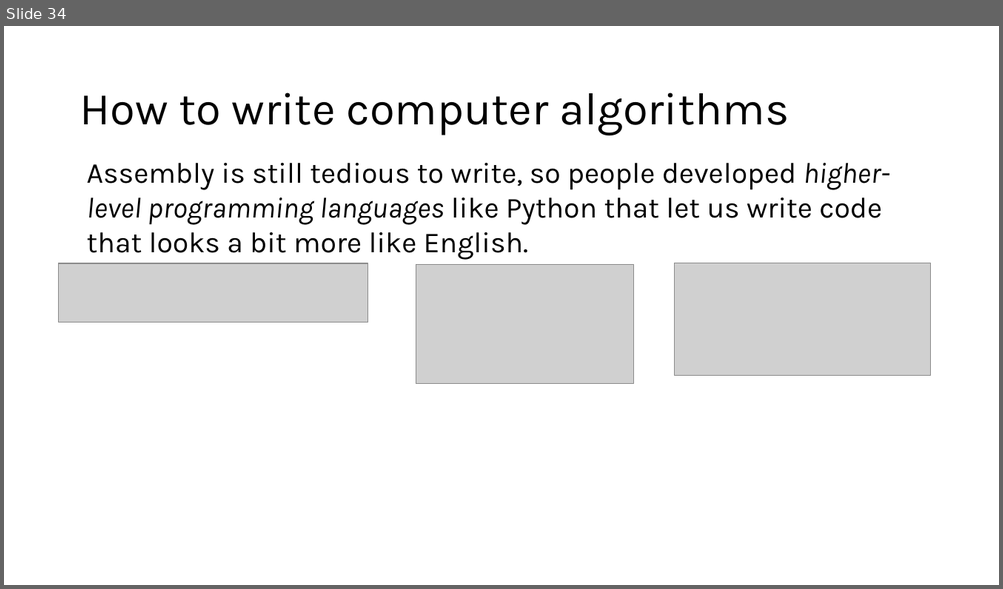
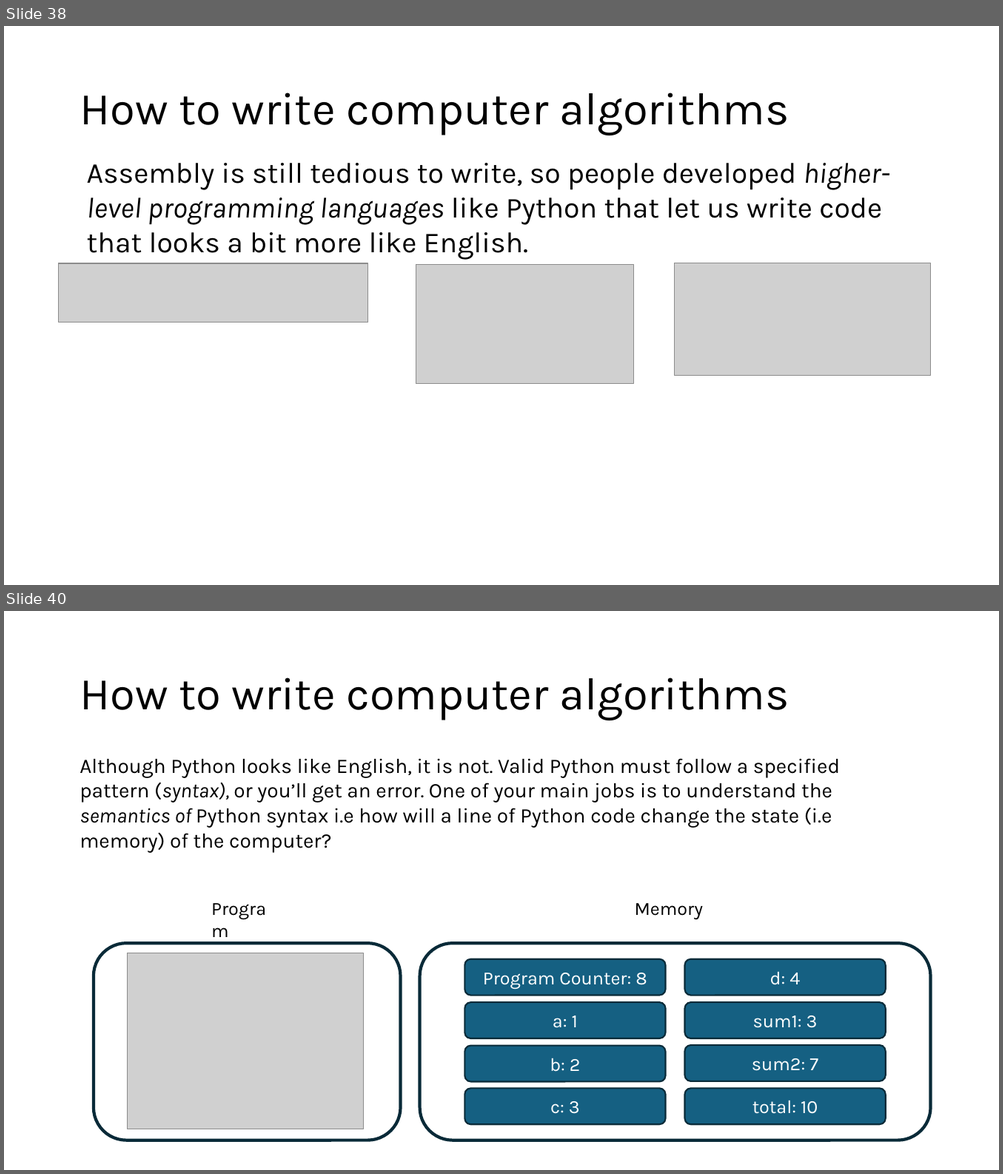
Before and after one commit to engmaths/SEMT10002_2025, a slide deck: Week_1_variables_operators_and_algorithms/Seminar_algorithms/seminar1_algorithms.pptx. Shown one above the other, each under a label of ours: slide 34 before the commit, slides 38 and 40 after it; the slides between them are not shown. The pictures are 1003x589 and 1003x1174 pixels, drawn with LibreOffice and Linux fonts; fonts in the diff are those of the drawing; grey boxes stand for pictures. Boxes give left, top, right and bottom in pixels: in the first picture for what was removed or moved away, otherwise in the second. Text is boxed around its words. In the diff, an @@ line names an element or a change of style, - is before the commit and + after.

```diff
--- a/Week_1_variables_operators_and_algorithms/Seminar_algorithms/seminar1_algorithms.pptx
+++ b/Week_1_variables_operators_and_algorithms/Seminar_algorithms/seminar1_algorithms.pptx
@@ slide 40 added at (x1=4, y1=611, x2=999, y2=1170), background #FFFFFF @@
@@ title added at (x1=79, y1=678, x2=788, y2=721), 44 pt, text #000000 @@
+How to write computer algorithms
@@ text added at (x1=79, y1=758, x2=839, y2=853), 20 pt, text #000000 @@
+Although Python looks like English, it is not. Valid Python must follow a specified pattern (syntax), or you’ll get an error. One of your main jobs is to understand the semantics of Python syntax i.e how will a line of Python code change the state (i.e memory) of the computer?
@@ group added at (x1=94, y1=893, x2=930, y2=1141): 10 rounded rectangles, 2 texts, 1 picture @@
+Memory
+Program
+Program Counter: 8
+a: 1
+b: 2
+c: 3
+d: 4
+sum1: 3
+sum2: 7
+total: 10
@@ what was slide 34 is now slide 38 @@
```
Also in this commit, not shown: 8 slides changed, 5 other slides added, 1 slide removed, 1 other file.
